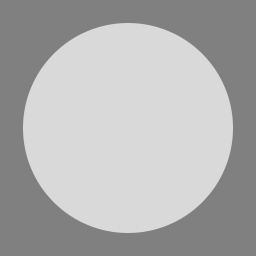
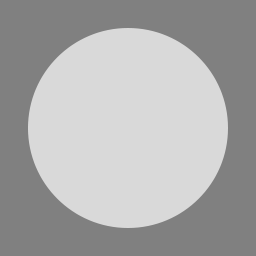
Comparing the layer stacks of the two 256×256 images. Changes:
painted on "Ellipse 2" over [left=23, top=23, right=233, bottom=233]
